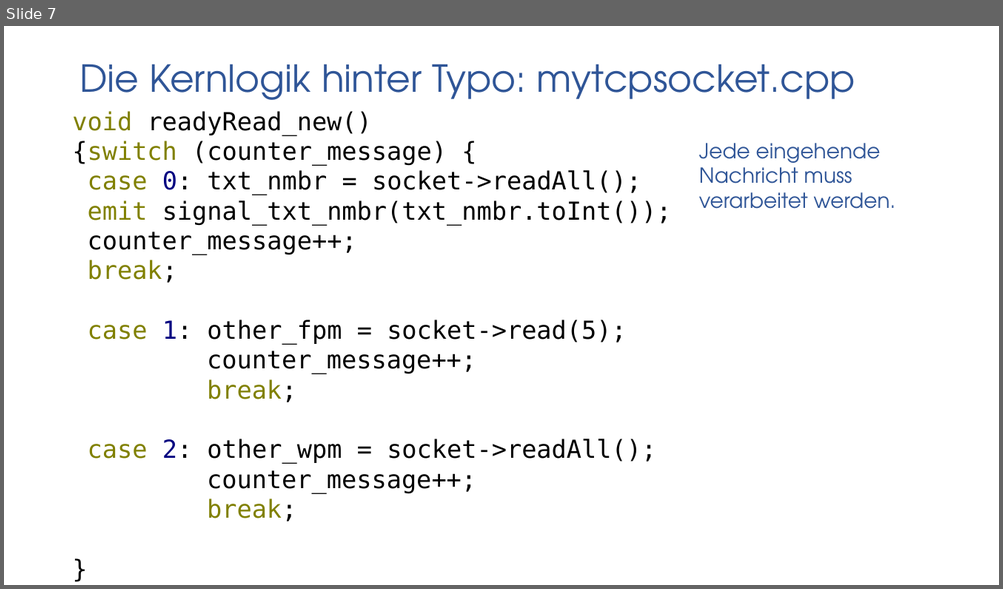
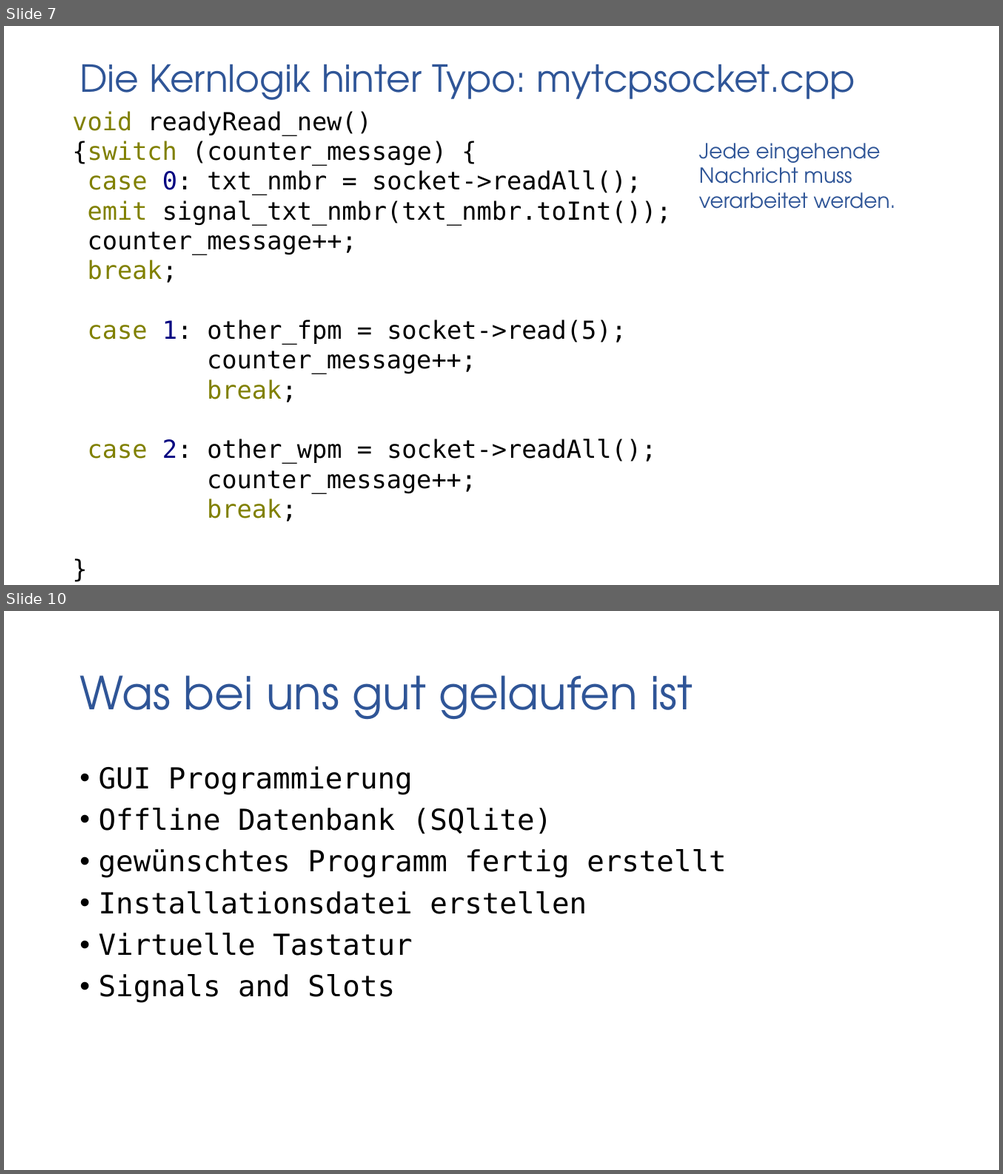
Before and after one commit to gaffli/typo, a slide deck: Meilensteine/MS 5/Projekt.pptx. Shown one above the other, each under a label of ours: slide 7 before the commit, slides 7 and 10 after it; the slides between them are not shown. The pictures are 1003x589 and 1003x1174 pixels, drawn with LibreOffice and Linux fonts; fonts in the diff are those of the drawing; background and template pictures are left out. Boxes give left, top, right and bottom in pixels: in the first picture for what was removed or moved away, otherwise in the second. Text is boxed around its words. In the diff, an @@ line names an element or a change of style, - is before the commit and + after.

```diff
--- a/Meilensteine/MS 5/Projekt.pptx
+++ b/Meilensteine/MS 5/Projekt.pptx
@@ slide 10 added at box(4, 611, 999, 1170), background picture (left out) @@
@@ title added at box(79, 675, 693, 720), 44 pt, text #2F5597 @@
+Was bei uns gut gelaufen ist
@@ text added at box(99, 766, 726, 1003), 28 pt, text #000000 @@
+• GUI Programmierung
+• Offline Datenbank (SQlite)
+• gewünschtes Programm fertig erstellt
+• Installationsdatei erstellen
+• Virtuelle Tastatur
+• Signals and Slots
```
Also in this commit, not shown: 4 other slides added.
